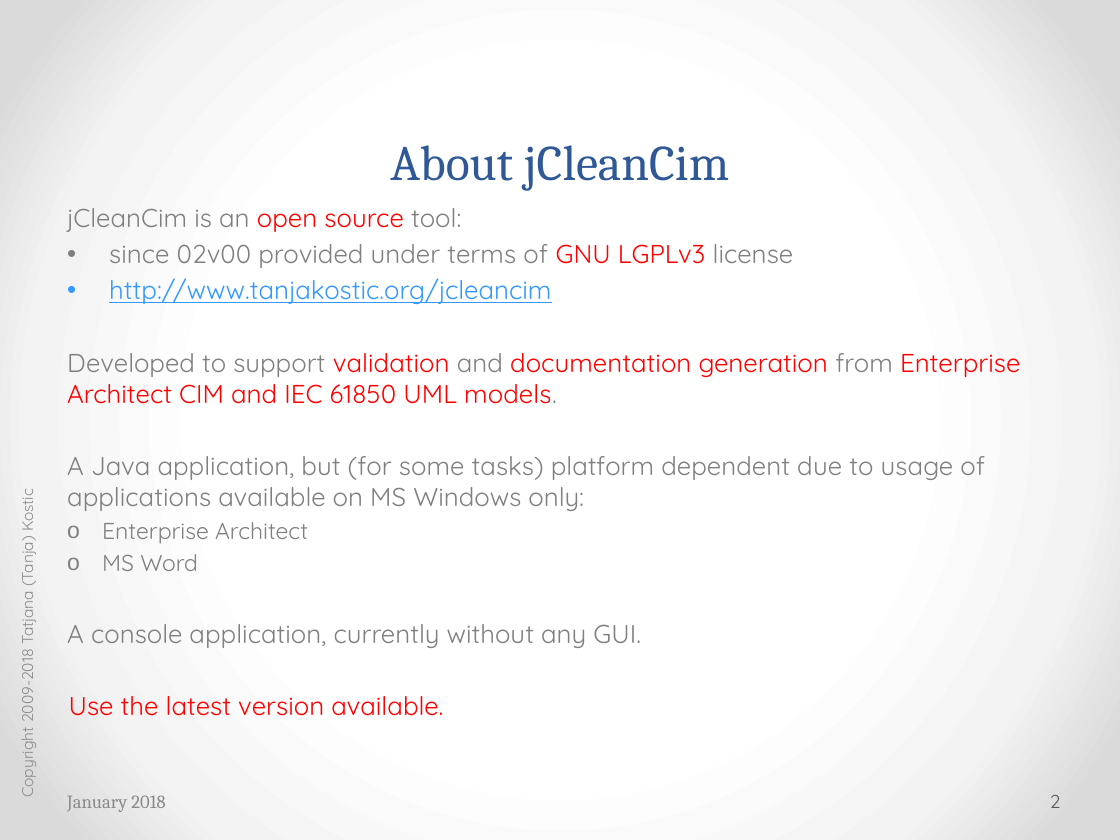
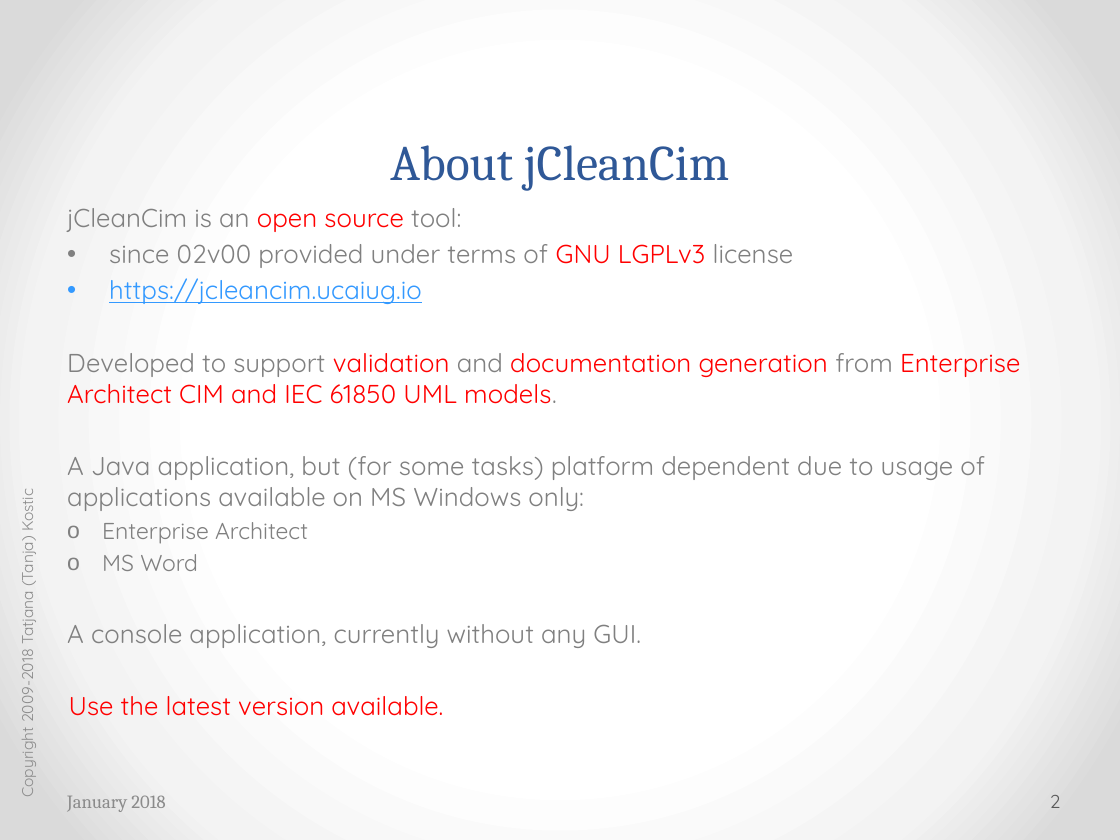
Before and after one commit to cimug-org/jCleanCim, a slide deck: slide 2 of doc/jCleanCimIntro.pptx. Drawn at 1120x840 pixels with LibreOffice and Linux fonts; fonts in the diff are those of the drawing. Boxes give left, top, right and bottom in pixels: in the first picture for what was removed or moved away, otherwise in the second. Text is boxed around its words. In the diff, an @@ line names an element or a change of style, - is before the commit and + after.

```diff
--- a/doc/jCleanCimIntro.pptx
+++ b/doc/jCleanCimIntro.pptx
@@ text at bbox=[109, 278, 421, 304]: text changed @@
-• http://www.tanjakostic.org/jcleancim
+• https://jcleancim.ucaiug.io
```
Also in this commit, not shown: 1 other slide changed, 3 other files.
